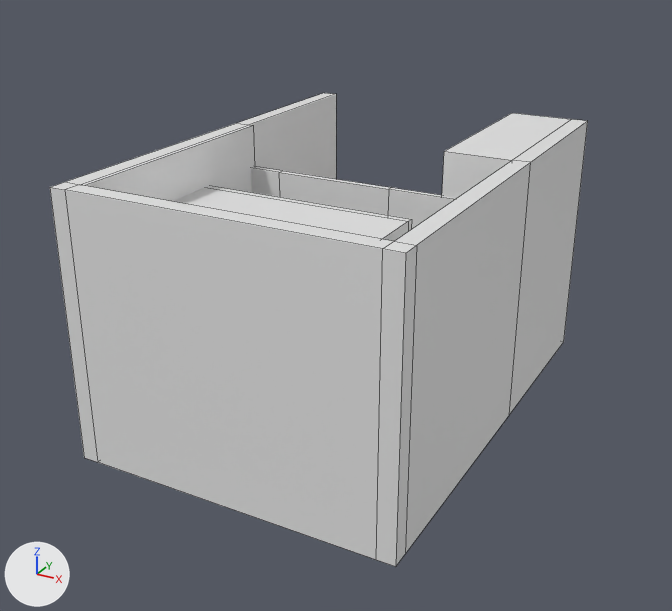
Two versions of the Blender file resource_files/twin_forts.blend, one commit apart.
The view is the same before and after, from a camera (50 mm lens) standing at (33.1, -76.0, 32.3) and looking at (-5.1, -6.7, -2.4). Arrows for +X, +Y and +Z are at lower left; the lights stay in place. Mesh edges are drawn as thin lines.

The scene before the commit, as lines of its bpy script (objects in view):
```python
me_plane = bpy.data.meshes.new('Plane')
me_plane.from_pydata(...)  # 323 vertices, 238 faces; spans x -10.0..14.6, y -35.0..0.0, z -4.3..15.6
me_plane.polygons.foreach_set('use_smooth', [True] * 238)
me_plane.materials.append(mat_sand)  # its picture is missing
ob_side1 = bpy.data.objects.new('Side1', me_plane)
ob_side1.location = (0.0, 0.0, 0.0)
```
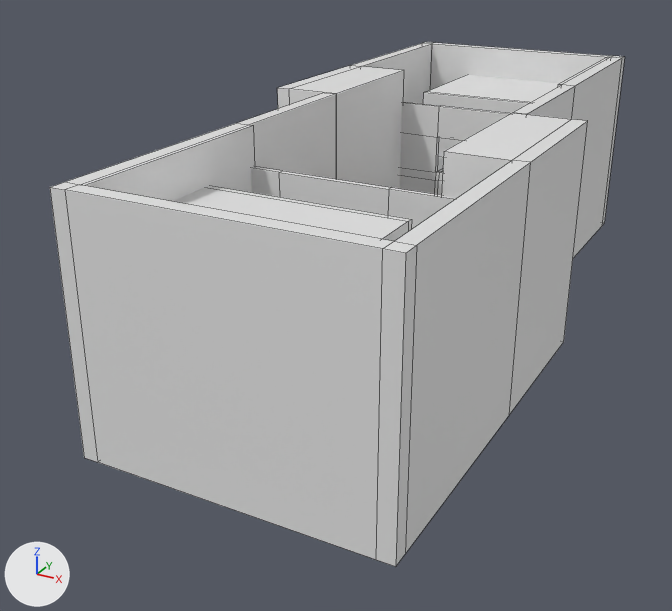
Location of each change, [x1, y1, x2, y2] in pixels of the pictures (672 x 611 px):
'Side2', added: after [277, 42, 625, 258]
    faces in mat_concrete_blocks (its picture is missing): [277, 42, 625, 258]

The change, as a list of edits to the scene's bpy script:
```text
Add mat_concrete_blocks:
    mat_concrete_blocks = principled_material('concrete_blocks')
    mat_concrete_blocks.base_color = (0.8, 0.8, 0.8)  # white #e7e7e7
Add mat_concrete:
    mat_concrete = principled_material('concrete')
    mat_concrete.base_color = (0.8, 0.8, 0.8)  # white #e7e7e7
Add me_plane_002:
    me_plane_002.from_pydata(...)  # 323 vertices, 238 faces; spans x -10.0..14.6, y -35.0..0.0, z -4.3..15.6
    me_plane_002.polygons.foreach_set('use_smooth', [True] * 238)
    # faces by material slot: [4, 145, 89]
    me_plane_002.materials.append(mat_sand)  # its picture is missing
    me_plane_002.materials.append(mat_concrete_blocks)  # its picture is missing
    me_plane_002.materials.append(mat_concrete)  # its picture is missing
Add ob_side2:
    ob_side2 = bpy.data.objects.new('Side2', me_plane_002)
    ob_side2.location = (-0.5, 0.0, 0.0)
    ob_side2.rotation_euler = (0.0, 0.0, 3.142)  # degrees (0, 0, 180)
```
